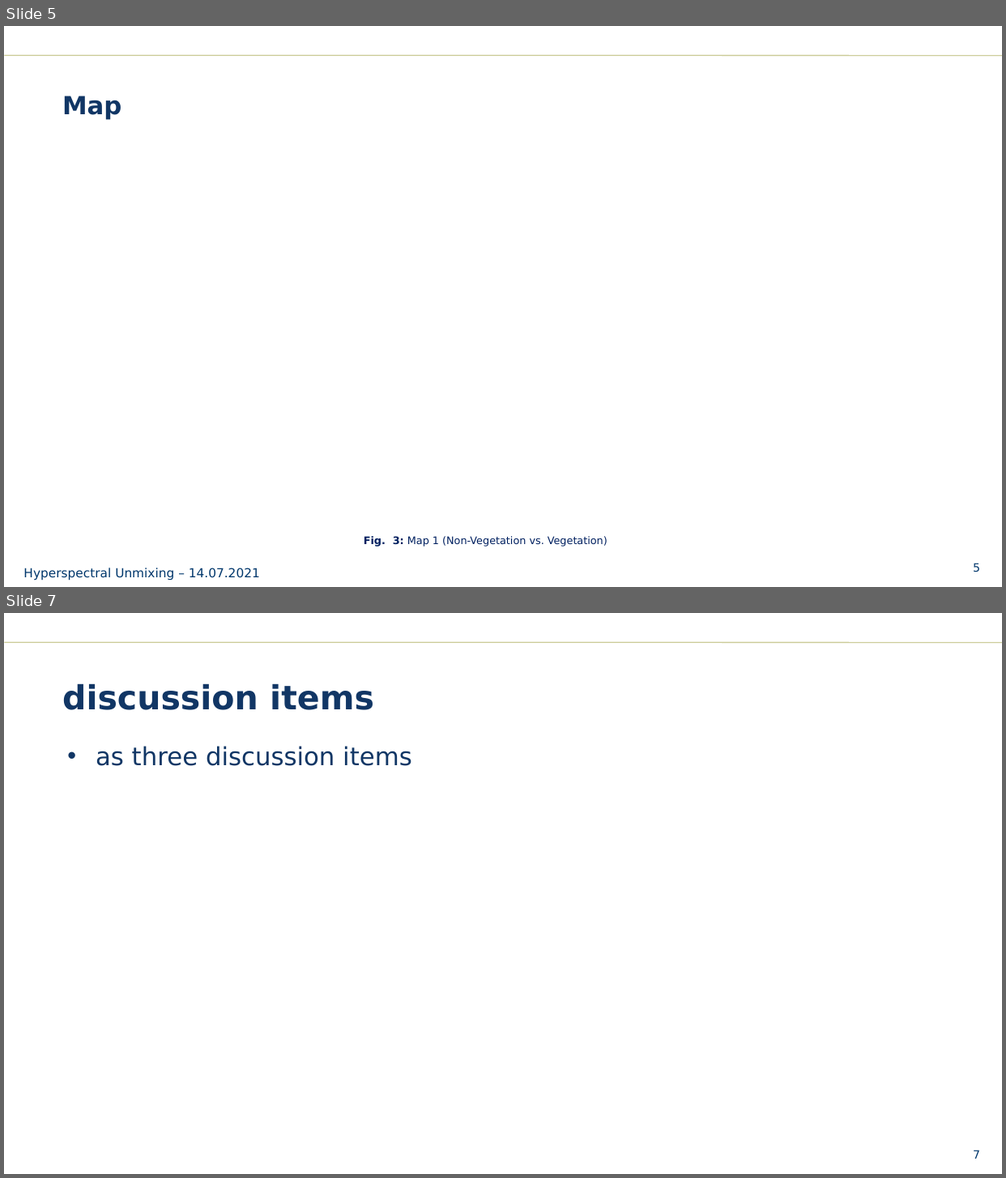
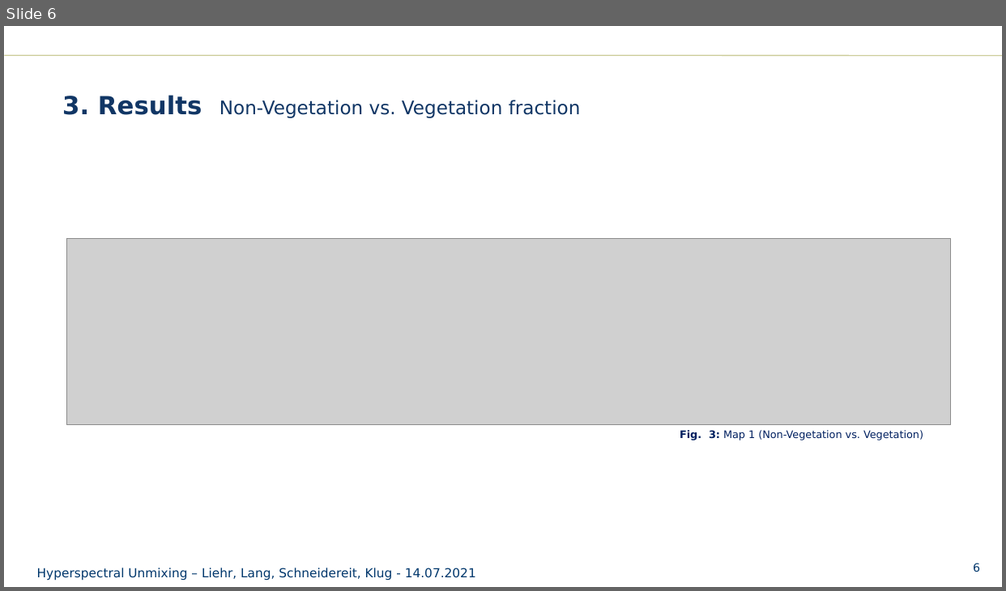
Before and after one commit to schneidereits/EO_hyperspec_hub, a slide deck: presentation/EO2020_hyperspec_presentation.pptx. Shown one above the other, each under a label of ours: slides 5 and 7 before the commit, slide 6 after it; the slides between them are not shown. The pictures are 1006x1178 and 1006x591 pixels, drawn with LibreOffice and Linux fonts; fonts in the diff are those of the drawing; grey boxes stand for pictures; background and template pictures are left out. Boxes give left, top, right and bottom in pixels: in the first picture for what was removed or moved away, otherwise in the second. Text is boxed around its words. In the diff, an @@ line names an element or a change of style, - is before the commit and + after.

```diff
--- a/presentation/EO2020_hyperspec_presentation.pptx
+++ b/presentation/EO2020_hyperspec_presentation.pptx
@@ slide 7 removed at [4,613,1002,1174], background #FFFFFF; not listed: 2 template elements that a slide beside it also shows @@
@@ title removed at [55,673,916,723] @@
-discussion items
@@ text removed at [96,746,412,766] @@
-• as three discussion items
@@ what was slide 5 is now slide 6 @@
@@ slide 6 changed as well @@
@@ title at [62,95,581,118]: text changed; size 24 to 18 pt; bold off @@
-Map
+3. Results Non-Vegetation vs. Vegetation fraction
@@ picture added at [67,238,951,425] @@
@@ text "Fig. 3: Map 1 (Non-Vegetation ...": place and size @@
-text "Fig. 3: Map 1 (Non-Vegetation ..." at [364,536,607,547]
+text "Fig. 3: Map 1 (Non-Vegetation ..." at [680,430,923,441]
@@ text at [37,568,476,581]: text changed @@
-Hyperspectral Unmixing – 14.07.2021
+Hyperspectral Unmixing – Liehr, Lang, Schneidereit, Klug - 14.07.2021
@@ page number at [973,563,980,573]: text changed @@
-5
+6
```
Also in this commit, not shown: 4 other slides changed, 6 slides added, 2 other slides removed, 1 other file.
